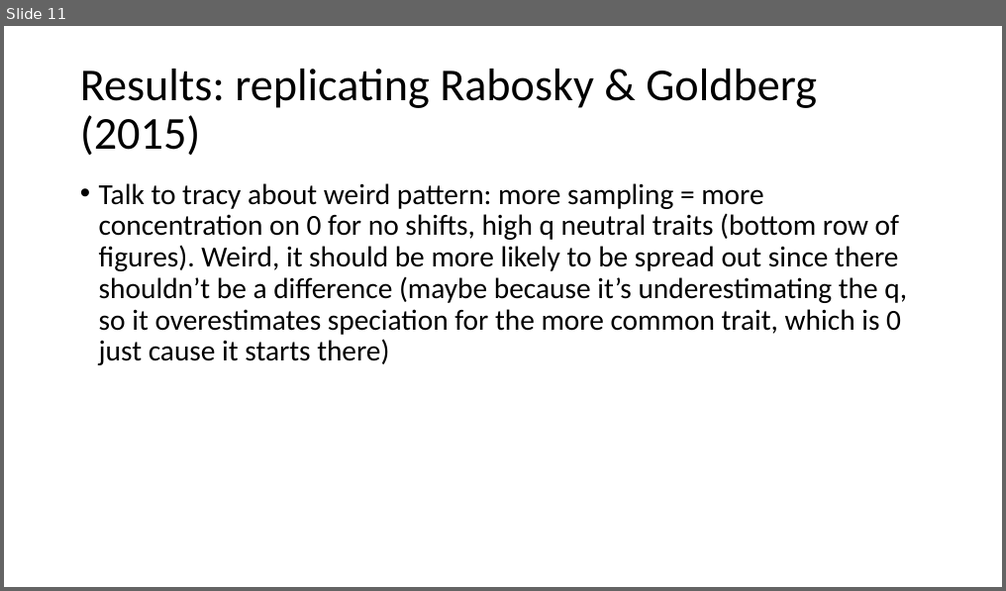
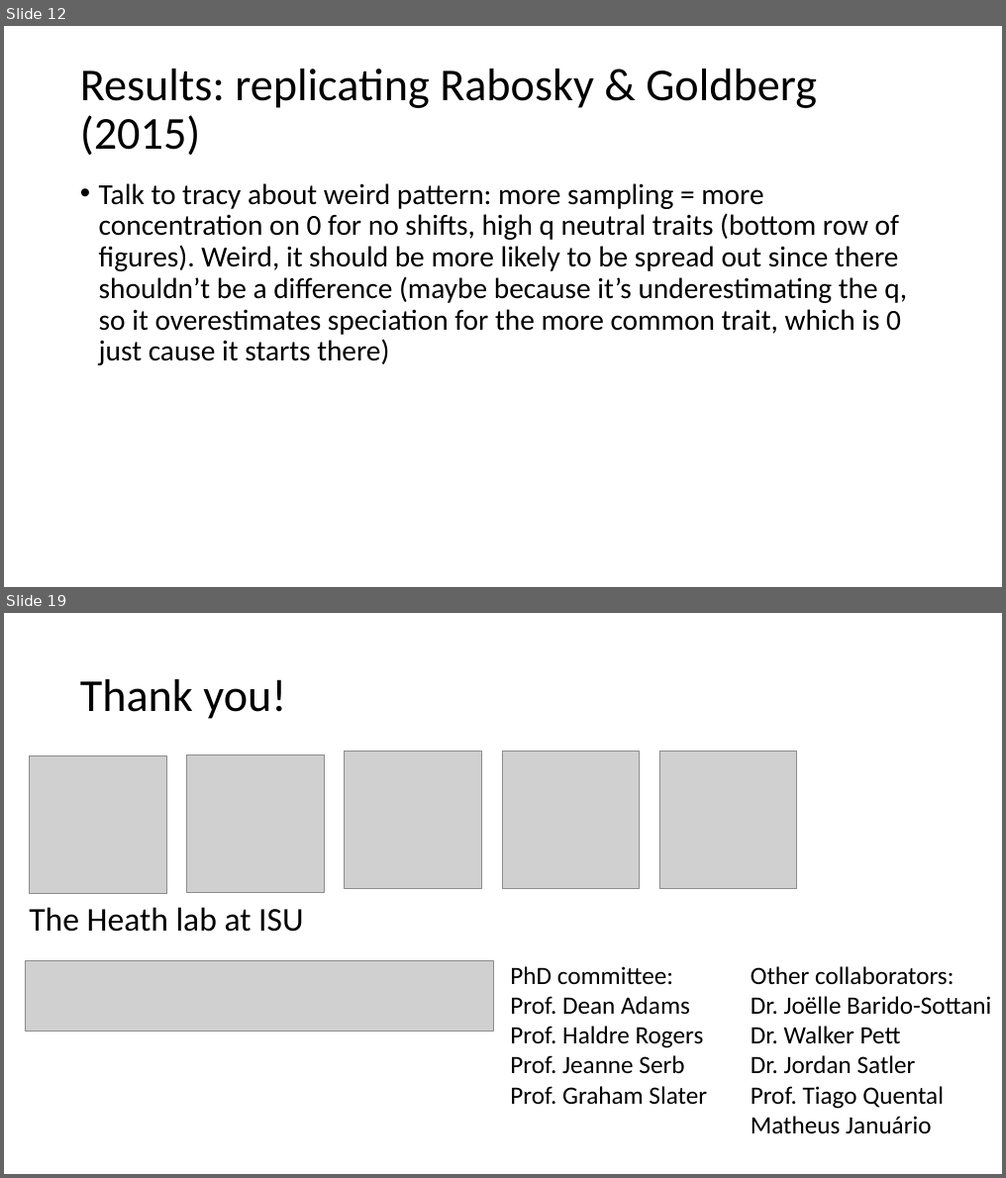
Before and after one commit to brpetrucci/ssetests_chap1, a slide deck: presentation/evol_2023.pptx. Shown one above the other, each under a label of ours: slide 11 before the commit, slides 12 and 19 after it; the slides between them are not shown. The pictures are 1006x591 and 1006x1178 pixels, drawn with LibreOffice and Linux fonts; fonts in the diff are those of the drawing; grey boxes stand for pictures. Boxes give left, top, right and bottom in pixels: in the first picture for what was removed or moved away, otherwise in the second. Text is boxed around its words. In the diff, an @@ line names an element or a change of style, - is before the commit and + after.

```diff
--- a/presentation/evol_2023.pptx
+++ b/presentation/evol_2023.pptx
@@ slide 19 added at [4,613,1002,1174], background #FFFFFF @@
@@ title added at [80,679,286,719], 44 pt, text #000000 @@
+Thank you!
@@ picture added at [30,757,166,894] @@
@@ picture added at [187,756,324,892] @@
@@ picture added at [345,752,481,888] @@
@@ picture added at [502,752,639,888] @@
@@ picture added at [659,752,797,888] @@
@@ text added at [29,907,303,932], 32 pt, text #000000 @@
+The Heath lab at ISU
@@ picture added at [25,961,494,1032] @@
@@ text added at [510,966,707,1104], 24 pt, text #000000 @@
+PhD committee:
+Prof. Dean Adams
+Prof. Haldre Rogers
+Prof. Jeanne Serb
+Prof. Graham Slater
@@ text added at [750,966,991,1135], 24 pt, text #000000 @@
+Other collaborators:
+Dr. Joëlle Barido-Sottani
+Dr. Walker Pett
+Dr. Jordan Satler
+Prof. Tiago Quental
+Matheus Januário
@@ what was slide 11 is now slide 12 @@
```
Also in this commit, not shown: 4 slides changed, 17 other slides added, 8 slides removed, 5 other files.
